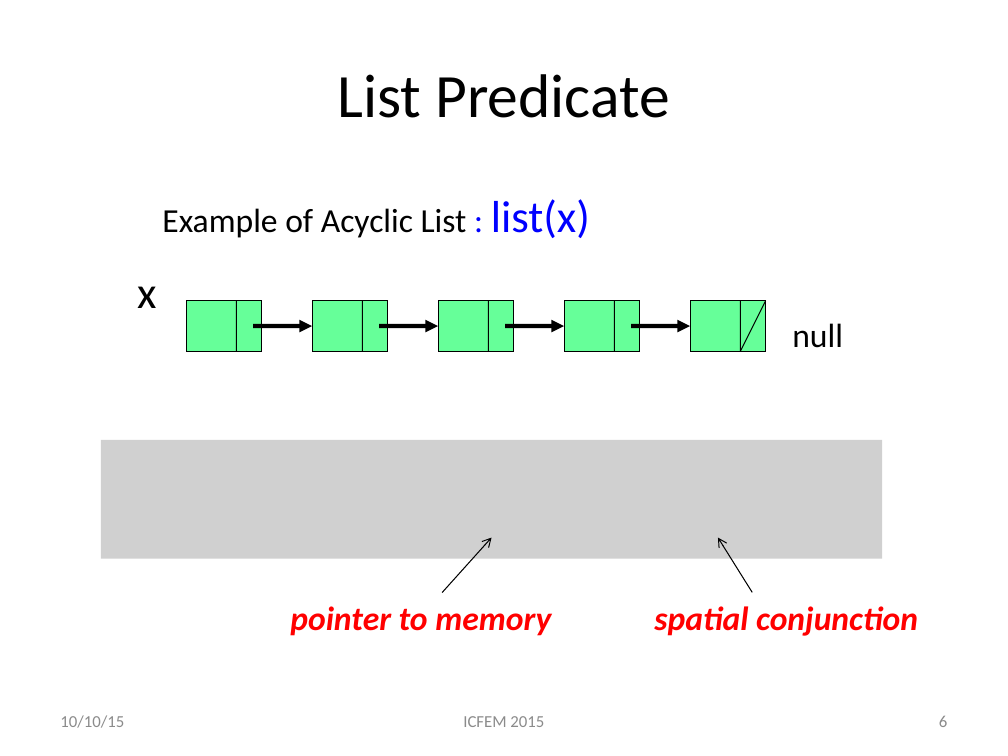
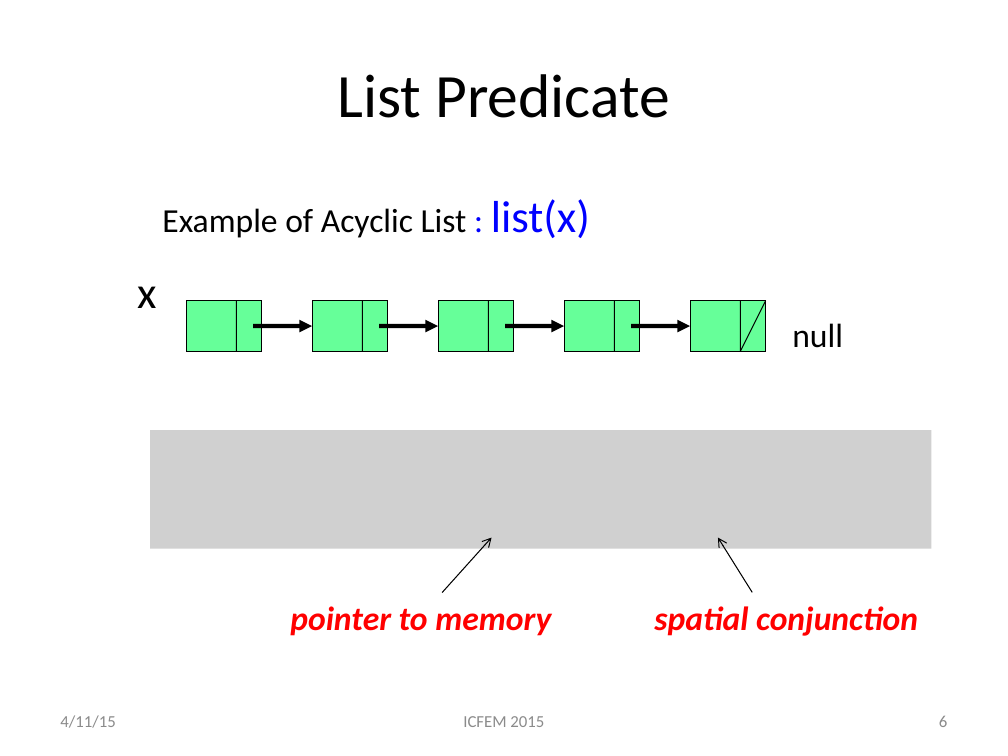
Before and after one commit to asankhaya/asankhaya.github.io, a slide deck: slide 6 of ppt/Specifying-Compatible-Sharing-in-Data-Structures.pptx. Drawn at 1008x756 pixels with LibreOffice and Linux fonts; fonts in the diff are those of the drawing; grey boxes stand for pictures. Boxes give left, top, right and bottom in pixels: in the first picture for what was removed or moved away, otherwise in the second. Text is boxed around its words. In the diff, an @@ line names an element or a change of style, - is before the commit and + after.

```diff
--- a/ppt/Specifying-Compatible-Sharing-in-Data-Structures.pptx
+++ b/ppt/Specifying-Compatible-Sharing-in-Data-Structures.pptx
@@ picture: place and size @@
-picture at <box>101,439,882,558</box>
+picture at <box>150,430,931,549</box>
@@ text at <box>60,715,115,728</box>: text changed @@
-10/10/15
+4/11/15
```
Also in this commit, not shown: 25 other slides changed.
